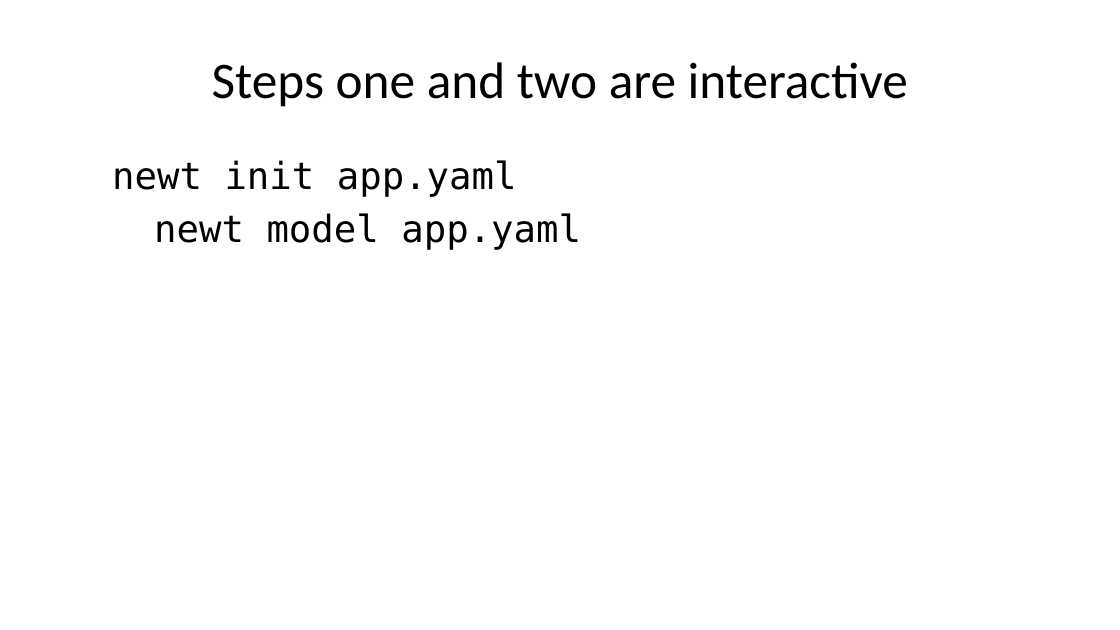
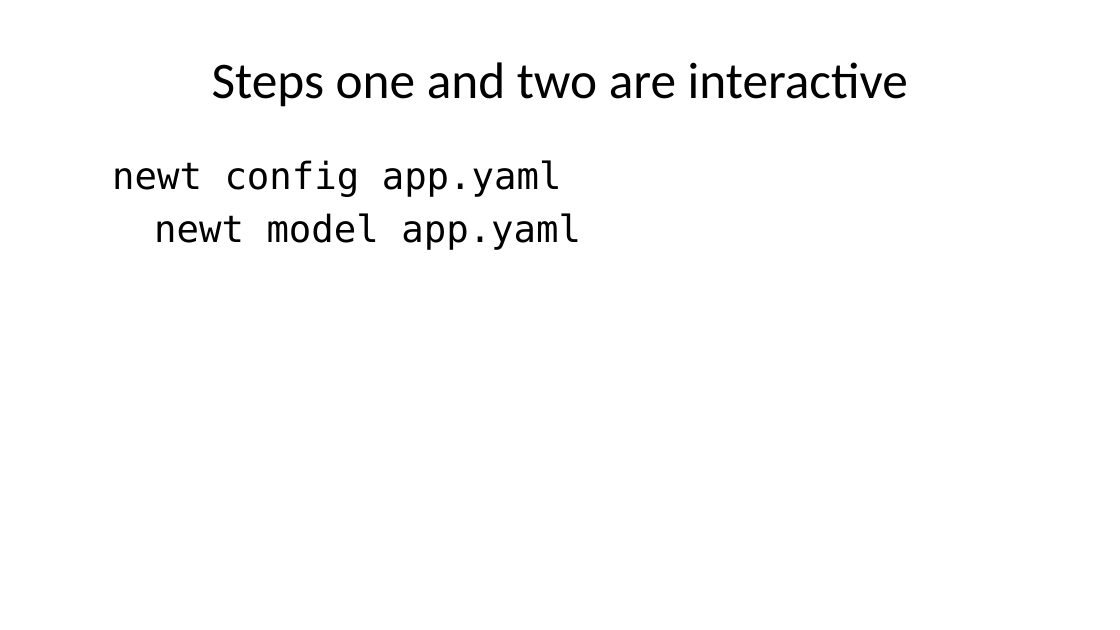
Before and after one commit to caltechlibrary/newt, a slide deck: slide 15 of presentation3/newt-p3.pptx. Drawn at 1120x630 pixels with LibreOffice and Linux fonts; fonts in the diff are those of the drawing. Boxes give left, top, right and bottom in pixels: in the first picture for what was removed or moved away, otherwise in the second. Text is boxed around its words. In the diff, an @@ line names an element or a change of style, - is before the commit and + after.

```diff
--- a/presentation3/newt-p3.pptx
+++ b/presentation3/newt-p3.pptx
@@ text at [112,160,581,250]: text changed @@
-newt init app.yaml
-newt model app.yaml
+newt config app.yaml
+newt model app.yaml
```
Also in this commit, not shown: 2 other slides changed, 34 other files.
